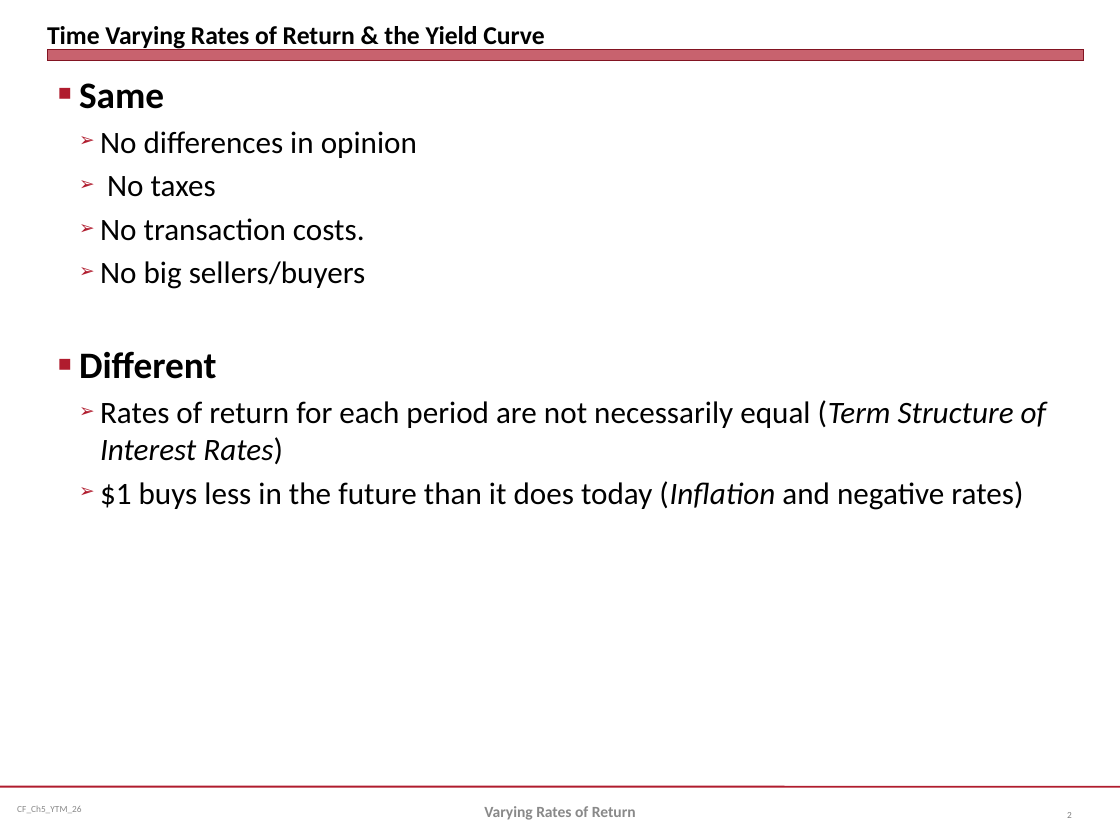
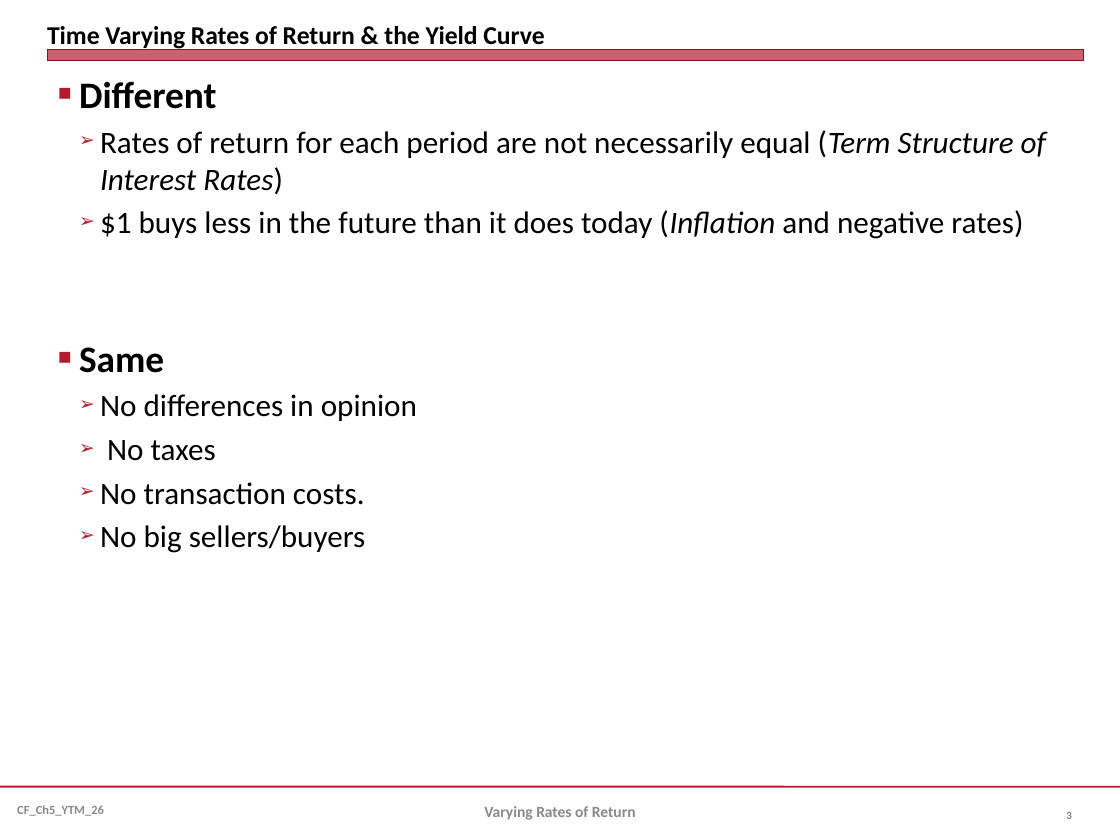
Before and after one commit to jmc877/Corporate-Finance, a slide deck: slide 3 of slides/CF_Ch5_YTM_26.pptx (slide 2 before the commit). Drawn at 1120x840 pixels with LibreOffice and Linux fonts; fonts in the diff are those of the drawing. Boxes give left, top, right and bottom in pixels: in the first picture for what was removed or moved away, otherwise in the second. Text is boxed around its words. In the diff, an @@ line names an element or a change of style, - is before the commit and + after.

```diff
--- a/slides/CF_Ch5_YTM_26.pptx
+++ b/slides/CF_Ch5_YTM_26.pptx
@@ text at bbox=[79, 81, 1046, 239]: paragraphs added @@
+■ Different
+  ➢ Rates of return for each period are not necessarily equal (Term Structure of Interest Rates)
+  ➢ $1 buys less in the future than it does today (Inflation and negative rates)
@@ text at bbox=[79, 351, 1046, 510]: paragraphs removed @@
-■ Different
-  ➢ Rates of return for each period are not necessarily equal (Term Structure of Interest Rates)
-  ➢ $1 buys less in the future than it does today (Inflation and negative rates)
@@ text at bbox=[79, 347, 164, 373]: alignment justified to left @@
@@ text "CF_Ch5_YTM_26" at bbox=[17, 805, 104, 816]: size 6 to 8 pt, bold on @@
@@ page number at bbox=[1066, 812, 1072, 819]: text changed; size 6 to 7 pt; bold on @@
-2
+3
```
Also in this commit, not shown: 40 other slides changed, 2 slides added, 4 slides removed, 4 other files.
